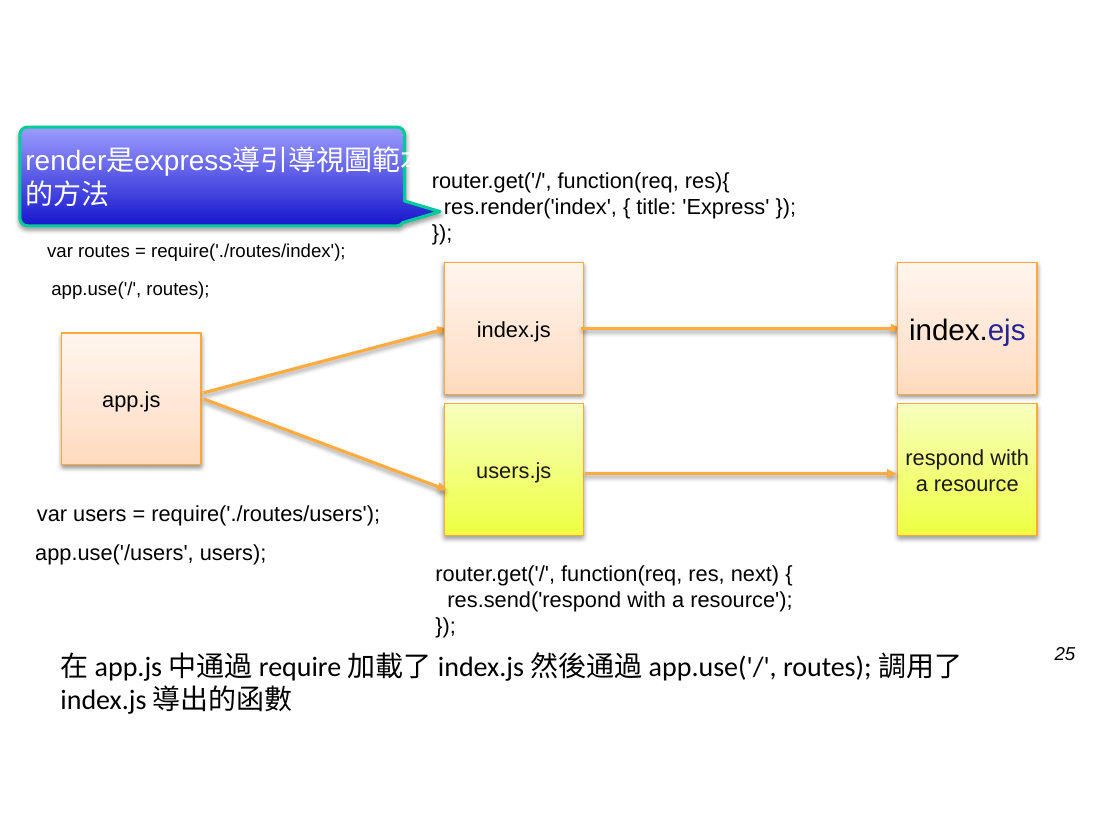
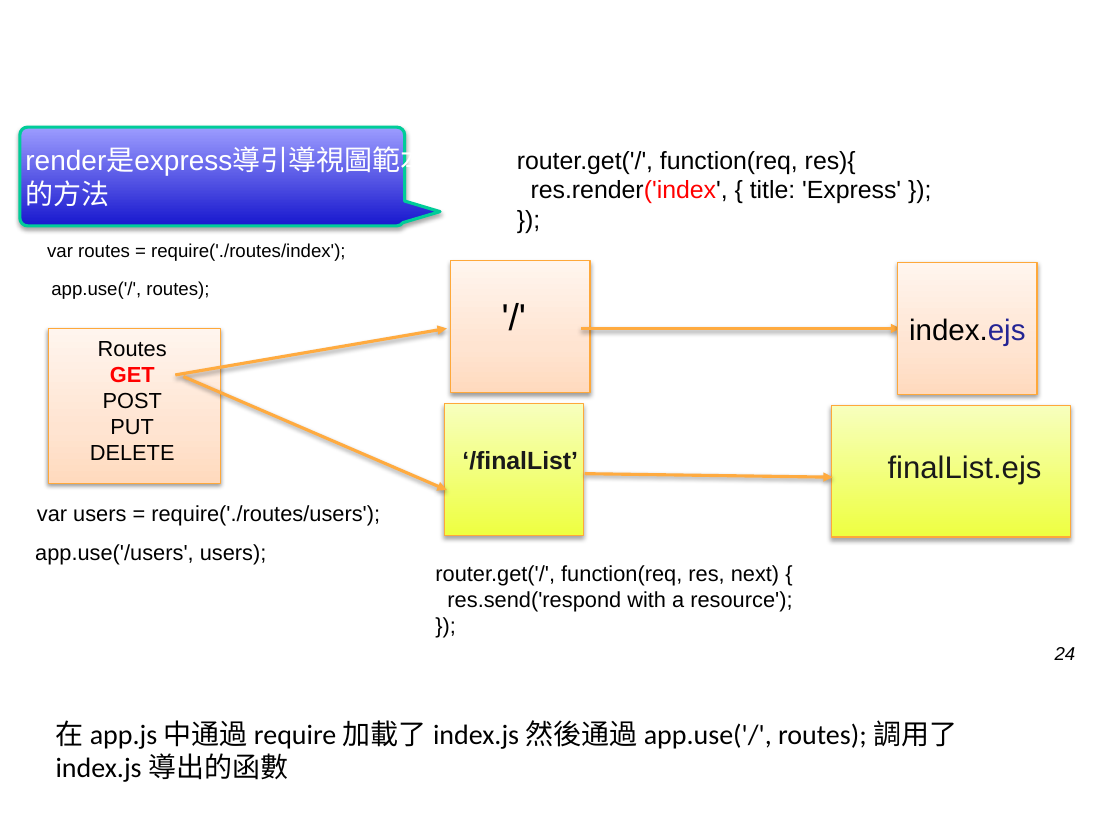
Before and after one commit to hyper570908/nodeDemo, a slide deck: slide 24 of doc/GIot_Session(win7).pptx (slide 25 before the commit). Drawn at 1120x840 pixels with LibreOffice and Linux fonts; fonts in the diff are those of the drawing; background and template pictures are left out. Boxes give left, top, right and bottom in pixels: in the first picture for what was removed or moved away, otherwise in the second. Text is boxed around its words. In the diff, an @@ line names an element or a change of style, - is before the commit and + after.

```diff
--- a/doc/GIot_Session(win7).pptx
+++ b/doc/GIot_Session(win7).pptx
@@ text "router.get('/', function(req, res){": place and size @@
-text "router.get('/', function(req, res){" at <box>432,172,769,219</box>
+text "router.get('/', function(req, res){" at <box>517,151,901,203</box>
@@ text "router.get('/', function(req, res){" at <box>517,151,901,203</box>: size 14 to 16 pt; text colour #000000 to #FF0000 in "res.render('index'," @@
@@ rectangle: place and size @@
-rectangle at <box>445,262,584,394</box>
+rectangle at <box>450,261,589,393</box>
@@ rectangle: place and size @@
-rectangle at <box>62,333,200,465</box>
+rectangle at <box>48,328,221,483</box>
@@ arrow moved from (204, 393) - (447, 328) to (176, 375) - (447, 328) @@
@@ text at <box>477,321,551,341</box>: text changed; size 14 to 24 pt @@
-index.js
+'/'
@@ text at <box>90,341,175,460</box>: text changed @@
-app.js
+Routes
+GET
+POST
+PUT
+DELETE
@@ arrow moved from (204, 399) - (447, 491) to (184, 376) - (447, 491) @@
@@ rectangle: place and size @@
-rectangle at <box>898,403,1037,535</box>
+rectangle at <box>831,405,1071,538</box>
@@ text at <box>462,451,578,470</box>: text changed; size 14 to 16 pt; bold on @@
-users.js
+‘/finalList’
@@ arrow moved from (585, 474) - (897, 474) to (585, 474) - (832, 477) @@
@@ text at <box>888,455,1042,484</box>: text changed; size 14 to 20 pt @@
-respond with a resource
+finalList.ejs
@@ page number at <box>1055,647,1076,660</box>: text changed @@
-25
+24
@@ text "在 app.js 中通過 require 加載了 ...": place and size @@
-text "在 app.js 中通過 require 加載了 ..." at <box>60,652,962,714</box>
+text "在 app.js 中通過 require 加載了 ..." at <box>56,720,957,782</box>
```
Also in this commit, not shown: 16 other slides changed, 9 slides added, 4 slides removed, 27 other files.
